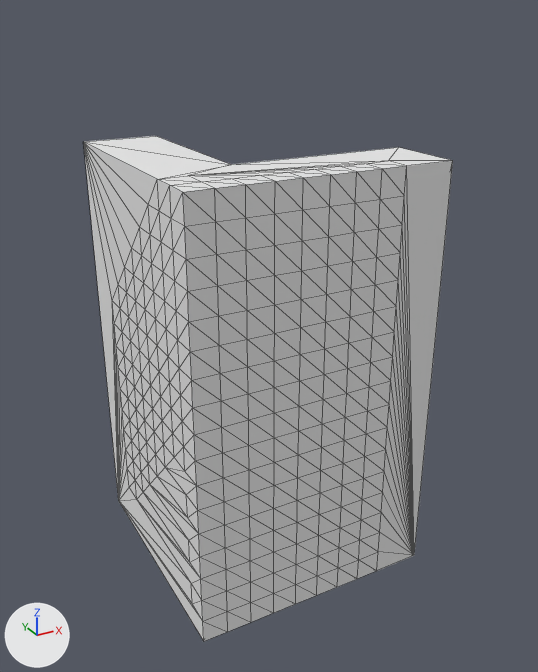
The OBJ model src/Assets/models/the_assassins/wall_corner.obj: old version first, new version second.
One viewpoint serves both versions: a camera (50 mm lens) standing at (-2.8, -3.97, 2.18) and looking at (-1.48, -1.55, 0.97). Every picture has the same lights, and +X, +Y and +Z are marked at lower left. Mesh edges are drawn as thin lines. Where no turn or scale is listed for an object, it has been applied to the vertices. Vertices at the same position are counted once.

The older version as bpy lines, for what is in view:
```python
me_untitled = bpy.data.meshes.new('Untitled')
me_untitled.from_pydata(...)  # 282 vertices, 560 faces; spans x -2.0..-1.0, y -2.0..-1.0, z 0.0..1.7
me_untitled.materials.append(mat_palette)  # white #e7e7e7
ob_untitled = bpy.data.objects.new('Untitled', me_untitled)
ob_untitled.location = (0.0, 0.0, 0.0)
```
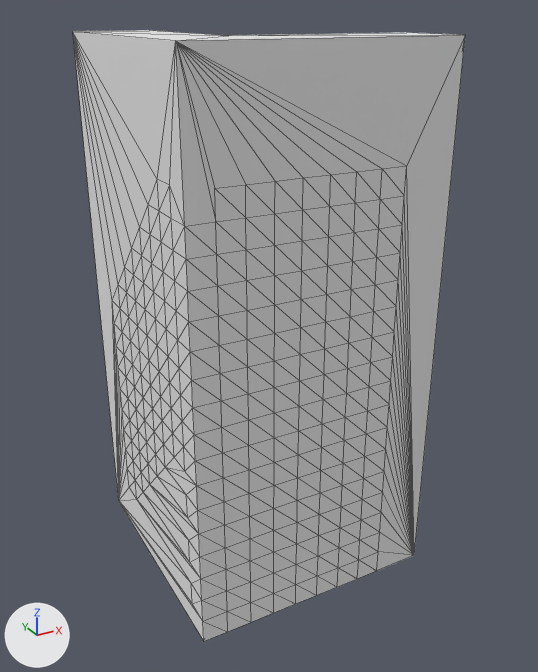
Pixel boxes (x1, y1, x2, y2) of what changed, in the pictures (538 x 672 px):
'Untitled', reshaped (6% wider, 21% taller): before (84, 136, 453, 641); after (73, 30, 465, 641)
part 1 of me_untitled, cut back: before (84, 136, 453, 554); after (73, 30, 465, 554)

What the commit changed:
me_untitled is used by ob_untitled; location (0.0, 0.0, 0.0).
me_untitled had 282 vertices, 560 faces and spanned x -2.0..-1.0, y -2.0..-1.0, z 0.0..1.7.
me_untitled now has 273 vertices, 542 faces and spans x -2.0..-1.0, y -2.0..-1.0, z 0.0..2.1.
Part 1, on me_untitled:
10 vertices are removed from x -2.0..-1.2, y -2.0..-1.8, z 1.7.
35 faces are deleted.
5 vertices in x -2.0..-1.0, y -2.0..-1.0, z 1.7 move by (0.0, 0.0, 0.4).
1 vertex is added at (-2.0, -2.0, 2.1).
17 new faces join them.
